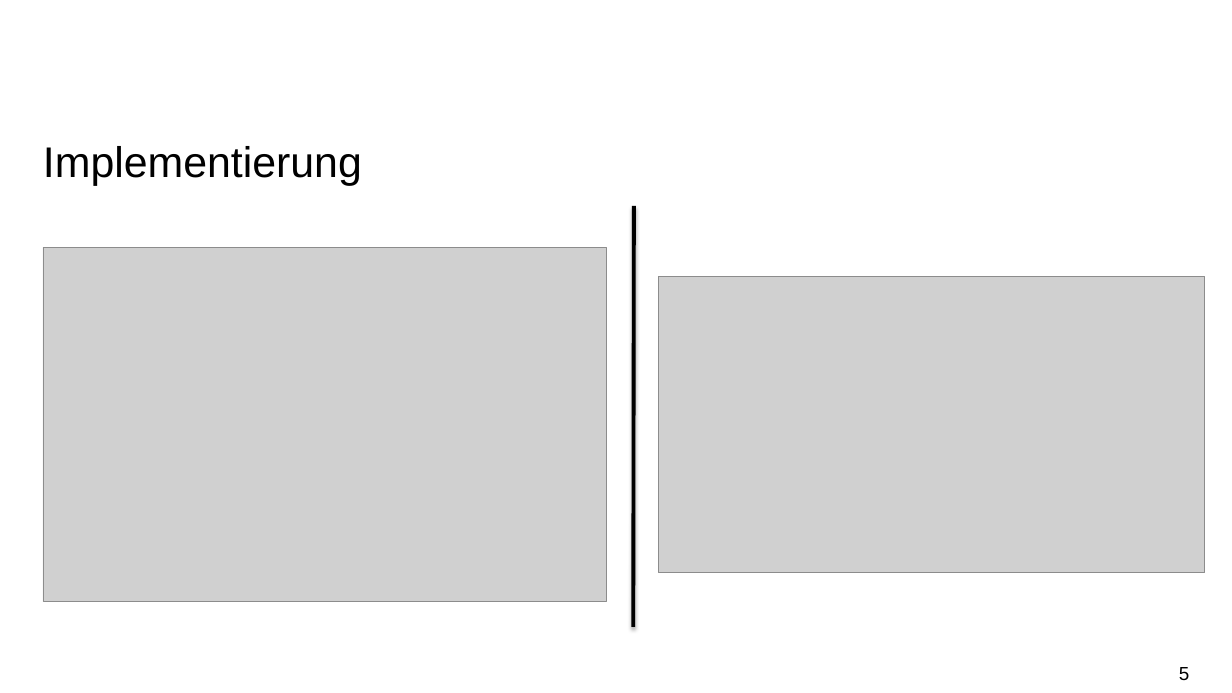
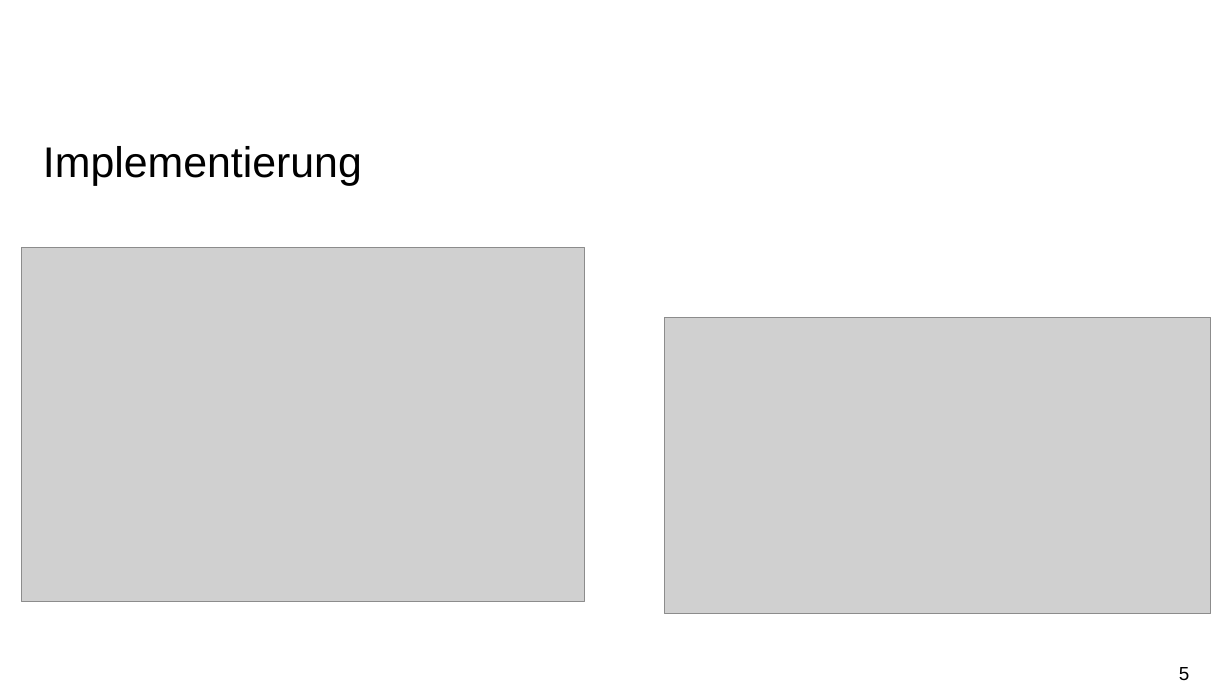
Before and after one commit to rudolf-schoenmann/ContaminationFlow, a slide deck: slide 5 of Bericht/Abschlusspresentation.pptx. Drawn at 1232x693 pixels with LibreOffice and Linux fonts; fonts in the diff are those of the drawing; grey boxes stand for pictures; background and template pictures are left out. Boxes give left, top, right and bottom in pixels: in the first picture for what was removed or moved away, otherwise in the second. Text is boxed around its words. In the diff, an @@ line names an element or a change of style, - is before the commit and + after.

```diff
--- a/Bericht/Abschlusspresentation.pptx
+++ b/Bericht/Abschlusspresentation.pptx
@@ line removed from (634, 206) to (633, 628) @@
@@ picture: place and size @@
-picture at [43,248,607,602]
+picture at [21,248,585,602]
@@ picture: place and size @@
-picture at [659,276,1206,573]
+picture at [665,317,1212,614]
```
Also in this commit, not shown: 4 other slides changed, 3 slides added, 3 slides removed, 29 other files.
